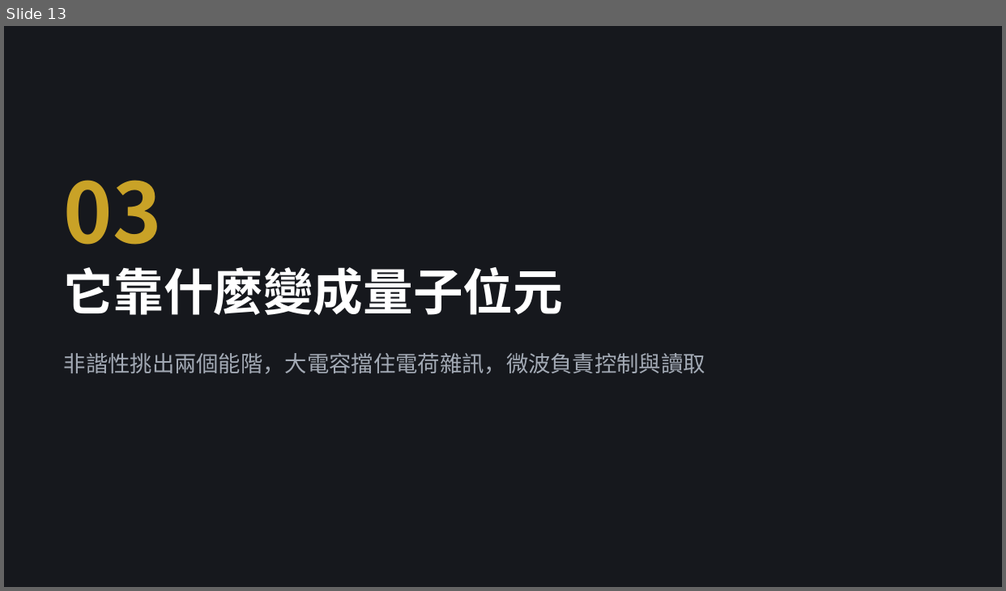
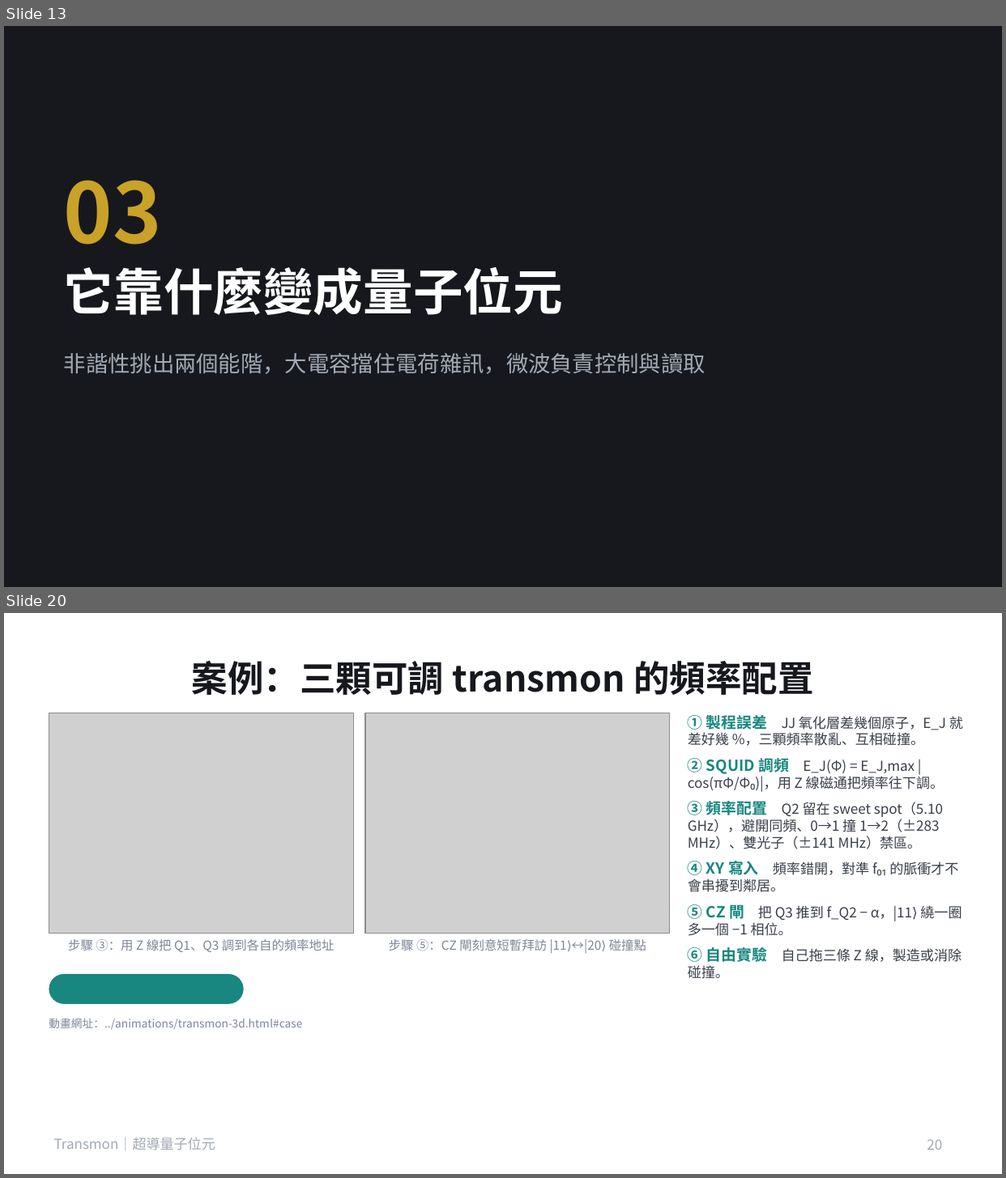
Before and after one commit to pcpcchen-coder/QuantumComputing, a slide deck: slides/transmon.pptx. Shown one above the other, each under a label of ours: slide 13 before the commit, slides 13 and 20 after it; the slides between them are not shown. The pictures are 1006x591 and 1006x1178 pixels, drawn with LibreOffice and Linux fonts; fonts in the diff are those of the drawing; grey boxes stand for pictures. Boxes give left, top, right and bottom in pixels: in the first picture for what was removed or moved away, otherwise in the second. Text is boxed around its words. In the diff, an @@ line names an element or a change of style, - is before the commit and + after.

```diff
--- a/slides/transmon.pptx
+++ b/slides/transmon.pptx
@@ slide 20 added at (4,613,1002,1174), background #FFFFFF @@
@@ title added at (192,661,813,695), 26 pt, text #16181D, bold @@
+案例：三顆可調 transmon 的頻率配置
@@ picture added at (49,713,353,933) @@
@@ picture added at (365,713,670,933) @@
@@ text added at (688,712,963,979), 10 pt, text #3A3F4A @@
+① 製程誤差 JJ 氧化層差幾個原子，E_J 就差好幾 %，三顆頻率散亂、互相碰撞。
+② SQUID 調頻 E_J(Φ) = E_J,max |cos(πΦ/Φ₀)|，用 Z 線磁通把頻率往下調。
+③ 頻率配置 Q2 留在 sweet spot（5.10 GHz），避開同頻、0→1 撞 1→2（±283 MHz）、雙光子（±141 MHz）禁區。
+④ XY 寫入 頻率錯開，對準 f₀₁ 的脈衝才不會串擾到鄰居。
+⑤ CZ 閘 把 Q3 推到 f_Q2 − α，|11⟩ 繞一圈多一個 −1 相位。
+⑥ 自由實驗 自己拖三條 Z 線，製造或消除碰撞。
@@ text added at (68,939,334,952), 9 pt, text #7D8796 @@
+步驟 ③：用 Z 線把 Q1、Q3 調到各自的頻率地址
@@ text added at (389,939,646,953), 9 pt, text #7D8796 @@
+步驟 ⑤：CZ 閘刻意短暫拜訪 |11⟩↔|20⟩ 碰撞點
@@ rounded rectangle added at (49,974,244,1004), fill #17877F @@
@@ text added at (49,1018,302,1030), 8 pt, text #7D8796 @@
+動畫網址：../animations/transmon-3d.html#case
@@ text added at (54,1137,215,1151), 10 pt, text #A3AAB5 @@
+Transmon｜超導量子位元
@@ page number added at (927,1139,942,1150), 10 pt, text #A3AAB5 @@
+20
```
Also in this commit, not shown: 13 slides changed, 5 other slides added, 18 other files.
